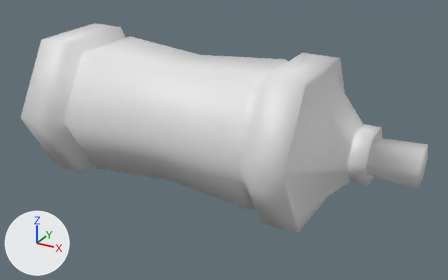
What one commit did to the OBJ model BRCSDK/Assets/BRCSDK/Resources/preview_spraycanMesh.obj.
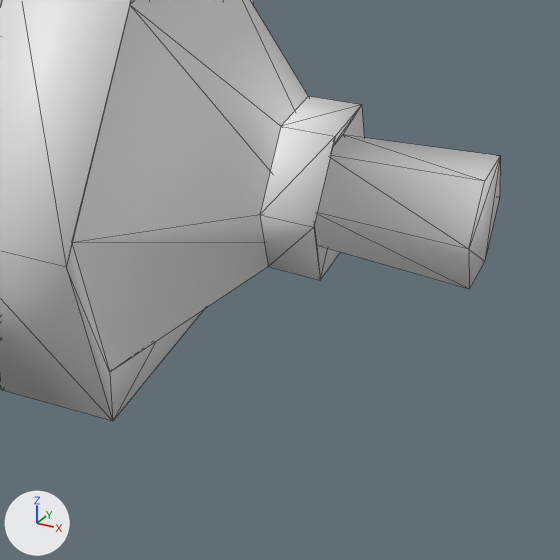
Each version is shown whole from a camera (50 mm lens) standing at (0.223, -0.486, 0.227) and looking at (-0.045, 0.001, -0.016), then close up on the part from 58% to 100% of the width and 33% to 100% of the height. Every picture has the same lights, and +X, +Y and +Z are marked at lower left. The close-ups show mesh edges as thin lines. Where no turn or scale is listed for an object, it has been applied to the vertices. Vertices at the same position are counted once.

Names of what the first close-up shows: 'preview_spraycanMesh'.
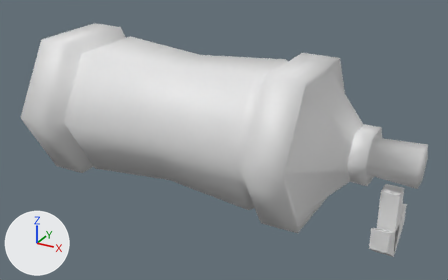
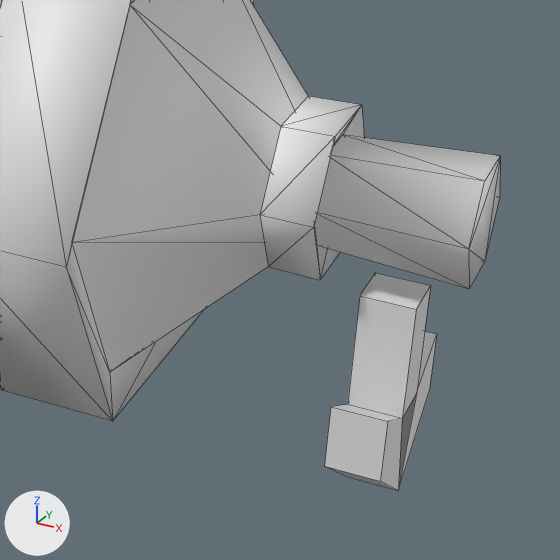
Commit message: SDK :  -Added arrows to preview meshes to help placement

Diff of the bpy script that builds the scene:
```diff
--- a/BRCSDK/Assets/BRCSDK/Resources/preview_spraycanMesh.obj.py
+++ b/BRCSDK/Assets/BRCSDK/Resources/preview_spraycanMesh.obj.py
@@ me_preview_spraycanmesh @@
 # used by ob_preview_spraycanmesh; location = (0.0, 0.0, 0.0)
-me_preview_spraycanmesh.from_pydata(...)  # 103 vertices, 190 faces; spans x -0.246..0.144, y -0.081..0.081, z -0.07..0.07
+me_preview_spraycanmesh.from_pydata(...)  # 121 vertices, 205 faces; spans x -0.246..0.144, y -0.081..0.081, z -0.093..0.07
+# me_preview_spraycanmesh part 1: a new loose piece of 18 vertices spanning x 0.114..0.13, y -0.028..0.028, z -0.093..-0.027
```

What differs and where, as boxes [x1, y1, x2, y2] in the close-ups (560 x 560 px):
'preview_spraycanMesh', reshaped: before [0, 0, 500, 421]; after [0, 0, 500, 491]
part 1 of me_preview_spraycanmesh, added: after [324, 273, 437, 491]
